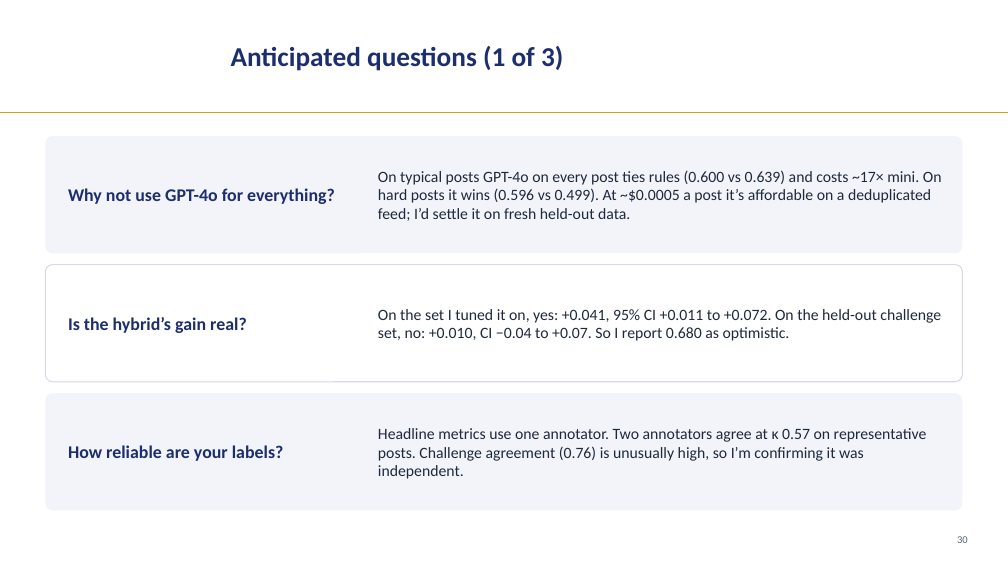
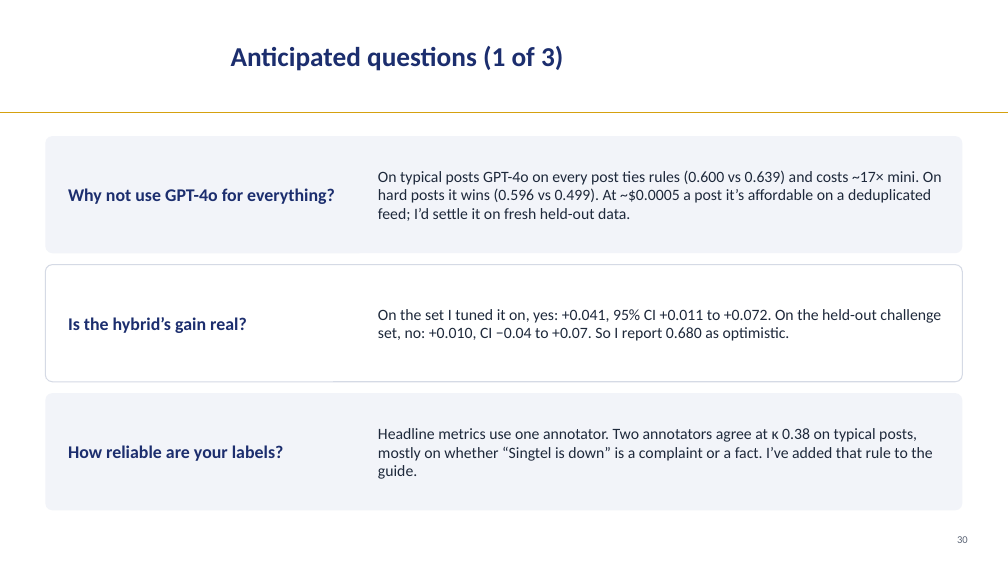
Before and after one commit to LizLicense/Public-Sentiment-Analysis-LLM-powered-Issue-Extraction, a slide deck: slide 30 of presentation/capstone_walkthrough.pptx. Drawn at 1008x567 pixels with LibreOffice and Linux fonts; fonts in the diff are those of the drawing; background and template pictures are left out. Boxes give left, top, right and bottom in pixels: in the first picture for what was removed or moved away, otherwise in the second. Text is boxed around its words. In the diff, an @@ line names an element or a change of style, - is before the commit and + after.

```diff
--- a/presentation/capstone_walkthrough.pptx
+++ b/presentation/capstone_walkthrough.pptx
@@ text at [378,428,932,479]: text changed @@
-Headline metrics use one annotator. Two annotators agree at κ 0.57 on representative posts. Challenge agreement (0.76) is unusually high, so I’m confirming it was independent.
+Headline metrics use one annotator. Two annotators agree at κ 0.38 on typical posts, mostly on whether “Singtel is down” is a complaint or a fact. I’ve added that rule to the guide.
```
Also in this commit, not shown: 2 other slides changed, 8 other files.
